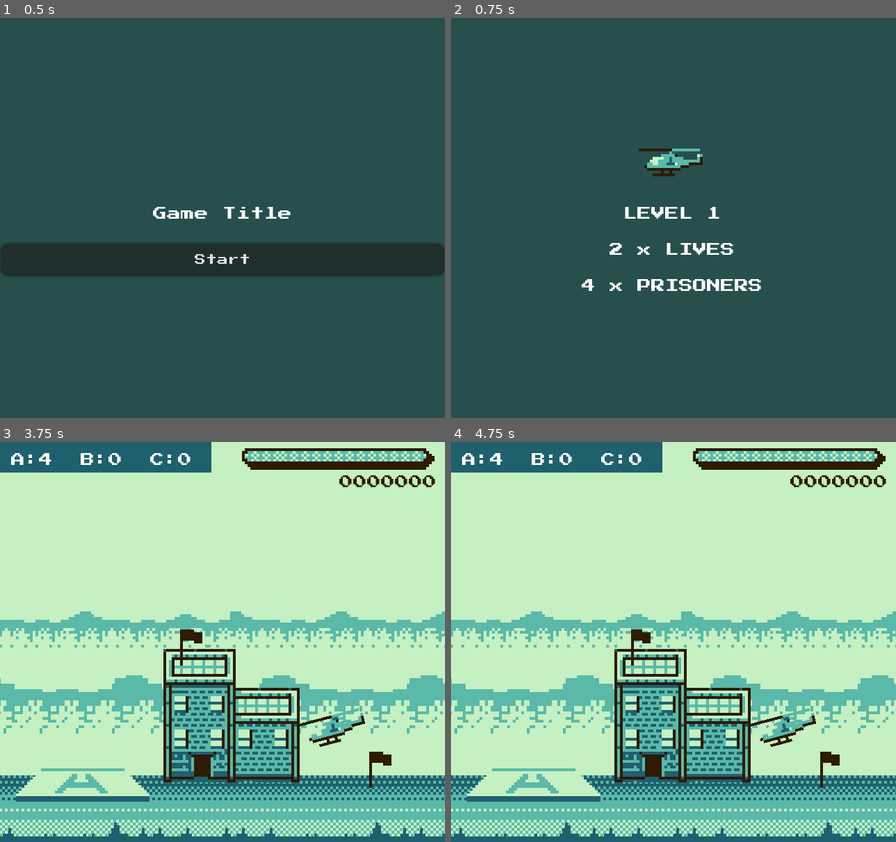
Above: before the commit, frames 1-4 (two rows, left to right).
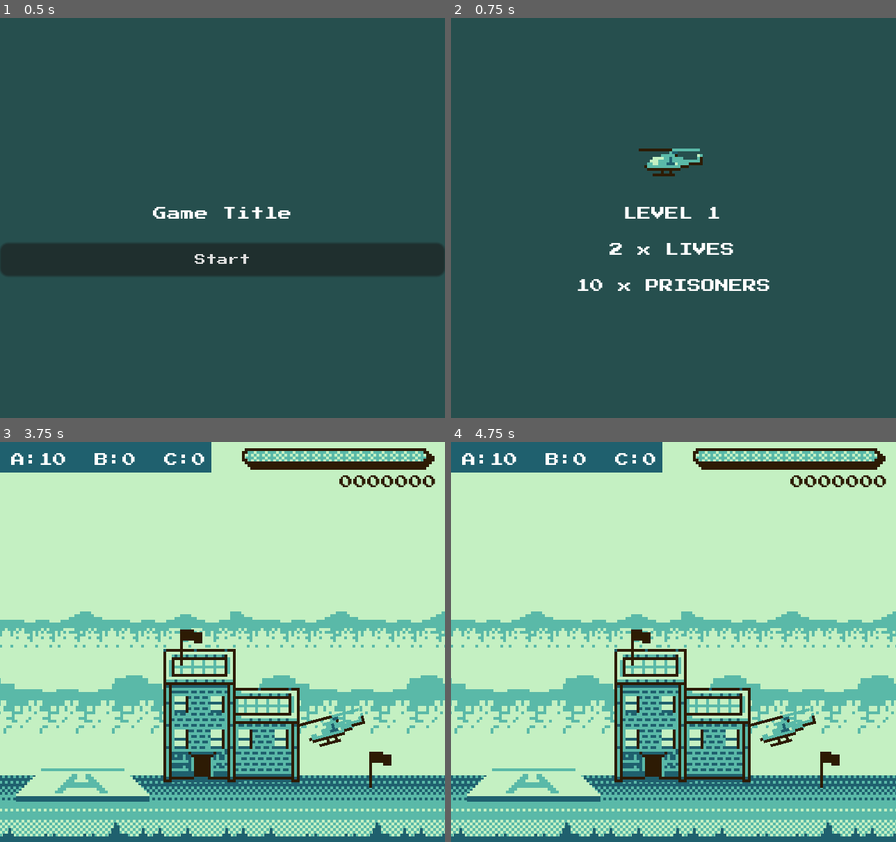
Above: after the commit, the same moments.

Repository: scottpetrovic/godot-choplifter-clone
Game: Godot game, scene res://Scenes/MainMenu/MainMenu.tscn
The game is run twice, just before and just after one commit, with the same random seed, the same clock (stepped at 60 frames per second) and the same inputs.
Inputs:
- Up to frame 1 (0.5 s): no input
- Up to frame 2 (0.75 s): click "Start" at 0.5 s
- Up to frame 3 (3.75 s): tap Enter at 1.25, 2.75 s; hold Right (ui_right) 1.28-2.78 s; tap Z (shoot) at 1.35 s; tap Up (ui_up) at 1.52, 2.27 s; tap Space at 2, 3.5 s; tap X (shoot_bomb) at 2.1 s; hold Left (ui_left) 2.78-3.53 s; tap L (test_lose) at 2.85 s; hold Right (ui_right) from 3.53 s (still down); tap W (test_win) at 3.6 s
- Up to frame 4 (4.75 s): keep holding Right (ui_right); tap Up (ui_up) at 3.77, 4.52 s; tap Enter at 4.25 s; tap Z (shoot) at 4.35 s

Frame 1 is identical in both runs. In frame 2, 0.7% of the frame differs, in the area x 28-72%, y 65-69%; in frame 3, 0.5%; in frame 4, 0.5%.

Commit message:
Add hill element

Diff:
--- /dev/null
+++ b/Objects/Hill/Hill.tscn
@@ -0,0 +1,15 @@
+[gd_scene load_steps=2 format=3 uid="uid://cplmkmu8xo4d6"]
+
+[ext_resource type="Texture2D" uid="uid://bn552i8ioo50c" path="res://Objects/Hill/hill.png" id="1_0ot14"]
+
+[node name="Hill" type="Node2D"]
+
+[node name="Sprite2D" type="Sprite2D" parent="."]
+texture_filter = 1
+texture = ExtResource("1_0ot14")
+centered = false
+
+[node name="StaticBody2D" type="StaticBody2D" parent="."]
+
+[node name="CollisionPolygon2D" type="CollisionPolygon2D" parent="StaticBody2D"]
+polygon = PackedVector2Array(-2, 59, 61, 3, 94, 3, 164, 61)
--- a/Objects/PowerUp/PowerUp.tscn
+++ b/Objects/PowerUp/PowerUp.tscn
@@ -20,6 +20,7 @@
 offset_top = 4.0
 offset_right = 11.0
 offset_bottom = 11.0
+theme_override_colors/font_color = Color(0.121569, 0.376471, 0.431373, 1)
 theme_override_font_sizes/font_size = 6
 text = "B"
 
--- a/Scenes/Levels/Level1.tscn
+++ b/Scenes/Levels/Level1.tscn
@@ -21,6 +21,7 @@
 [ext_resource type="PackedScene" uid="uid://vnqddtppw2vv" path="res://GUI/HUD/hud.tscn" id="19_4j8la"]
 [ext_resource type="PackedScene" uid="uid://ch2yn16apmlhw" path="res://Objects/PalmTree/PalmTree.tscn" id="21_pfm12"]
 [ext_resource type="PackedScene" uid="uid://cn0p087fabvau" path="res://Objects/FoliageBackground/FoliageBackground.tscn" id="22_yv8hv"]
+[ext_resource type="PackedScene" uid="uid://cplmkmu8xo4d6" path="res://Objects/Hill/Hill.tscn" id="23_wni47"]
 [ext_resource type="PackedScene" uid="uid://dbovci8t6ej4m" path="res://Scenes/LevelObjectives/LevelObjectives.tscn" id="26_10erh"]
 
 [sub_resource type="WorldBoundaryShape2D" id="WorldBoundaryShape2D_gq0ya"]
@@ -73,7 +74,7 @@
 shape = SubResource("WorldBoundaryShape2D_45tmy")
 
 [node name="LeftBoundary" type="StaticBody2D" parent="LevelBoundary"]
-position = Vector2(5, 68)
+position = Vector2(-328, 68)
 rotation = -3.14159
 metadata/_edit_group_ = true
 
@@ -82,6 +83,10 @@
 
 [node name="PrisonerCamp" parent="." groups=["PrisonerCamp"] instance=ExtResource("3_oxr3t")]
 position = Vector2(107, 121)
+prisoners_held_captive = 6
+
+[node name="PrisonerCamp2" parent="." groups=["PrisonerCamp"] instance=ExtResource("3_oxr3t")]
+position = Vector2(-208, 121)
 
 [node name="HomeBase" parent="." instance=ExtResource("4_g3ihl")]
 position = Vector2(307, 123)
@@ -113,6 +118,9 @@
 
 [node name="BasicAAEnemy" parent="." instance=ExtResource("10_ydp4p")]
 position = Vector2(47, 117)
+
+[node name="BasicAAEnemy2" parent="." instance=ExtResource("10_ydp4p")]
+position = Vector2(-269, 117)
 
 [node name="ParallaxBackground" type="ParallaxBackground" parent="."]
 
@@ -172,11 +180,14 @@
 [node name="CloudDecoration" parent="Decorations" instance=ExtResource("15_rxvsl")]
 position = Vector2(36, 31)
 
+[node name="CloudDecoration2" parent="Decorations" instance=ExtResource("15_rxvsl")]
+position = Vector2(-289, 31)
+
 [node name="Bird" parent="Decorations" instance=ExtResource("16_dwkki")]
 position = Vector2(96, 37)
 
 [node name="PowerUp" parent="." instance=ExtResource("17_ha4y7")]
-position = Vector2(228, 108)
+position = Vector2(-83, 55)
 
 [node name="ShortcutsForTesting" type="Node" parent="."]
 script = ExtResource("18_jak01")
@@ -201,3 +212,6 @@
 [node name="FoliageBackground2" parent="Decoration" instance=ExtResource("22_yv8hv")]
 texture_filter = 1
 position = Vector2(127, 109)
+
+[node name="Hill" parent="." instance=ExtResource("23_wni47")]
+position = Vector2(-156, 66)
Binary file added: Objects/Hill/hill.png
Not shown, added: Objects/Hill/hill.png.import
Not shown: 1 places in Scenes/Levels/Level1.tscn that only renumber resources
